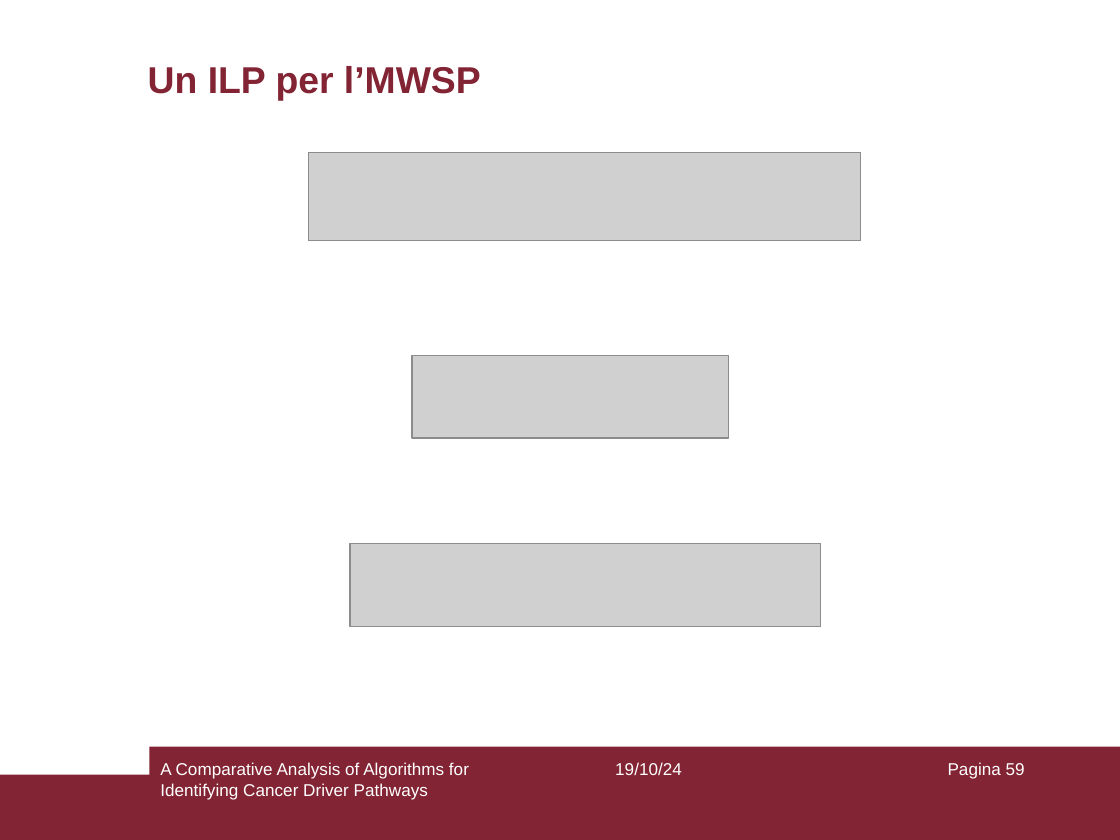
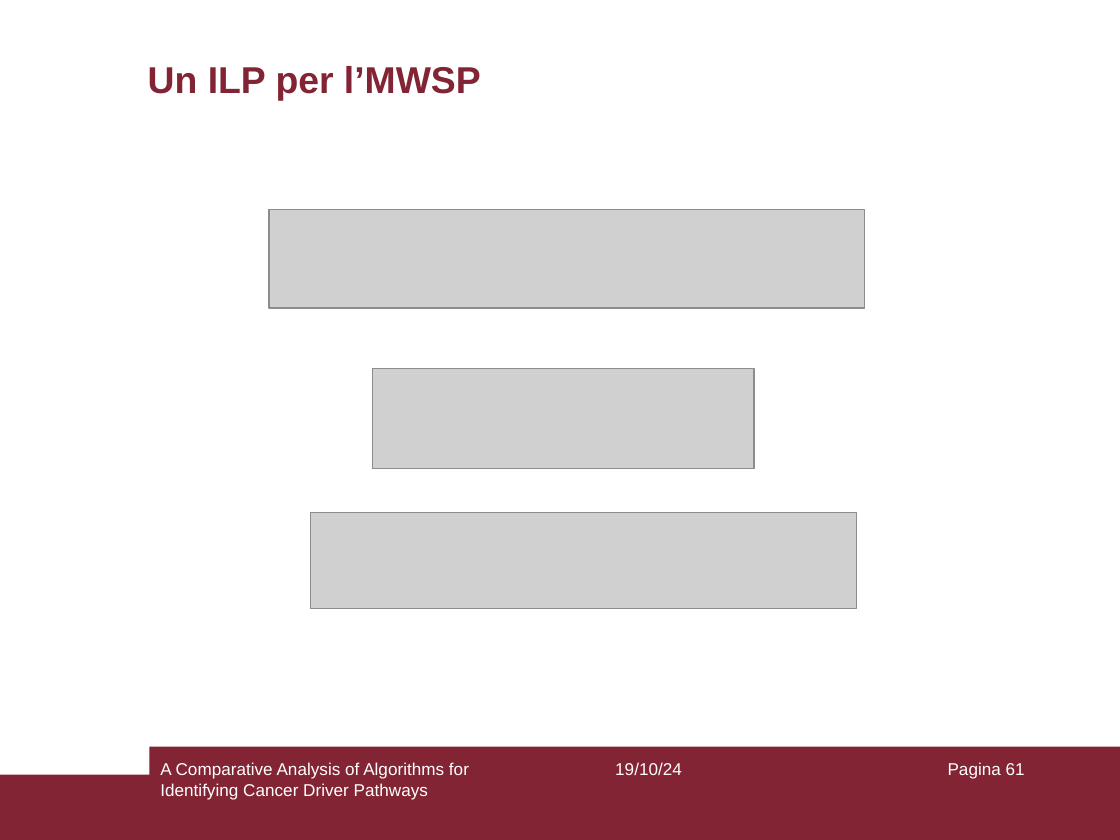
Before and after one commit to aflaag/bsc-thesis, a slide deck: slide 61 of presentation/slides.odp (slide 59 before the commit). Drawn at 1120x840 pixels with LibreOffice and Linux fonts; fonts in the diff are those of the drawing; grey boxes stand for pictures. Boxes give left, top, right and bottom in pixels: in the first picture for what was removed or moved away, otherwise in the second. Text is boxed around its words. In the diff, an @@ line names an element or a change of style, - is before the commit and + after.

```diff
--- a/presentation/slides.odp
+++ b/presentation/slides.odp
@@ picture: place and size @@
-picture at [309, 152, 861, 241]
+picture at [269, 209, 864, 308]
@@ picture: place and size @@
-picture at [412, 355, 729, 438]
+picture at [372, 368, 754, 468]
@@ picture: place and size @@
-picture at [349, 543, 820, 626]
+picture at [310, 513, 856, 609]
@@ page number at [948, 762, 1025, 779]: text changed @@
-Pagina 59
+Pagina 61
```
Also in this commit, not shown: 12 other slides changed, 5 slides added, 2 other files.
